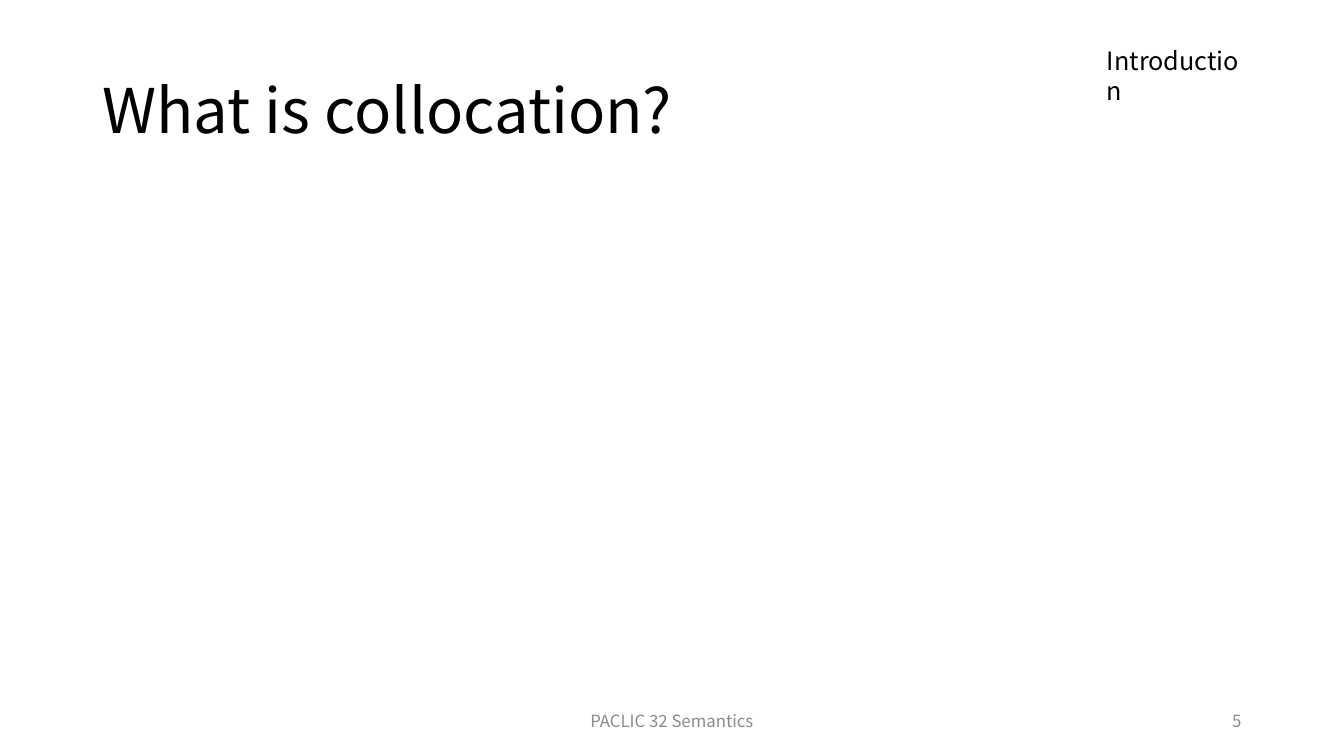
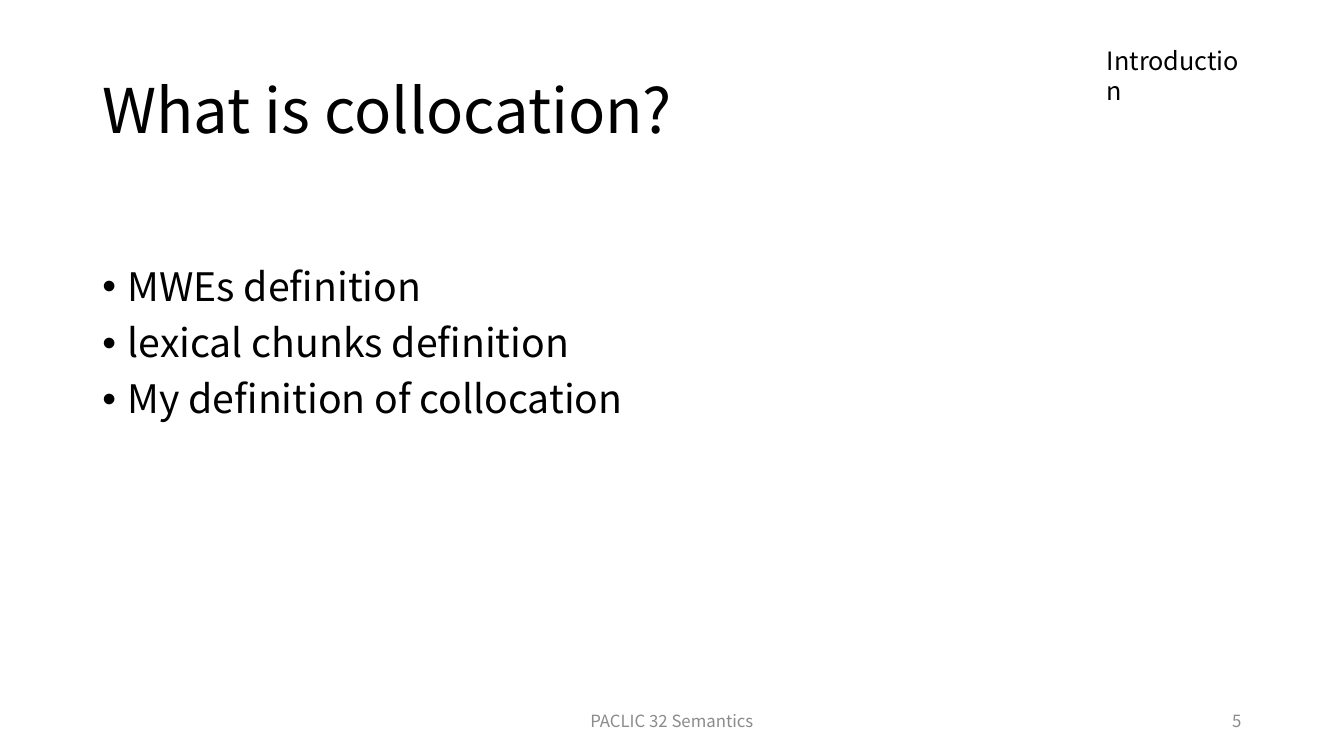
Before and after one commit to xiabo0816/Chinese_MWEs_Representation, a slide deck: slide 5 of PACLIC 32 Semantics session.pptx. Drawn at 1344x756 pixels with LibreOffice and Linux fonts; fonts in the diff are those of the drawing. Boxes give left, top, right and bottom in pixels: in the first picture for what was removed or moved away, otherwise in the second. Text is boxed around its words. In the diff, an @@ line names an element or a change of style, - is before the commit and + after.

```diff
--- a/PACLIC 32 Semantics session.pptx
+++ b/PACLIC 32 Semantics session.pptx
@@ text added at (128, 269, 623, 422), 28 pt, text #000000 @@
+• MWEs definition
+• lexical chunks definition
+• My definition of collocation
```
Also in this commit, not shown: 3 other slides changed, 2 slides added, 1 other file.
